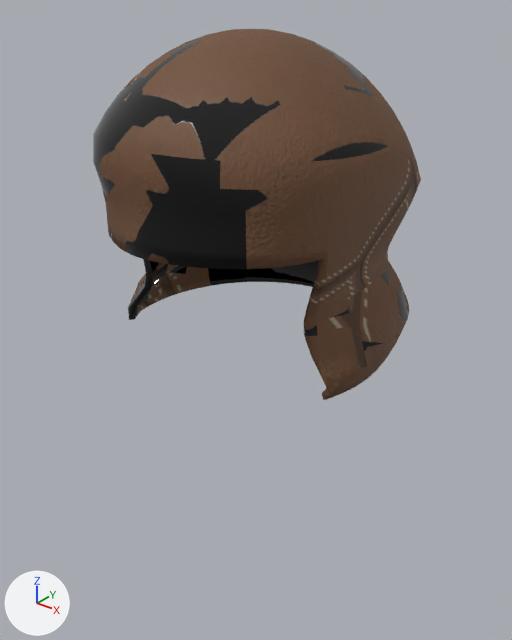
Before and after pictures for a commit that changed the glTF model hollowmere/Assets/Resources/Gear/Fitted/leather/t2_head.glb.
Before and after are seen from a 50 mm camera at (0.35, -0.447, 1.833) aimed at (-0.008, 0.0, 1.555). The axes (+X, +Y, +Z) are drawn at lower left. The lights are the same throughout. The older version comes first. Vertices at exactly the same position are counted once.

Objects in the first picture: 'head_t2'.
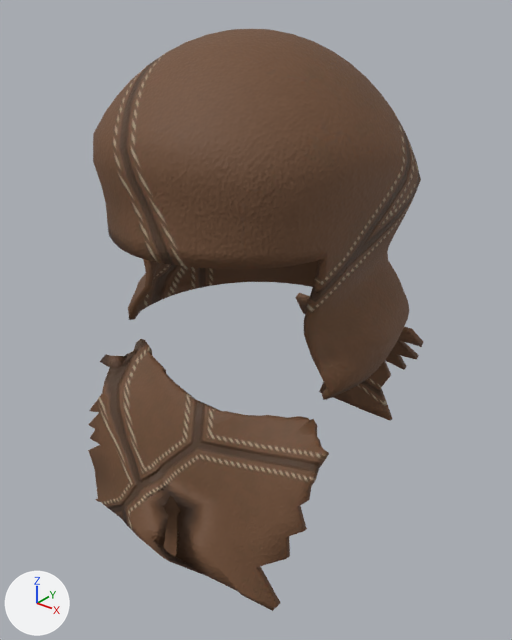
Changed parts and their boxes [x1, y1, x2, y2] in the pictures (512 x 640 px; the box of a moved part takes in the faces that stretch with it):
'head_t2', reshaped (57% taller)
    before: [93, 29, 421, 400]
    after: [88, 29, 423, 611]
part 1 of me_head_t2, added (brown)
    after: [88, 339, 329, 611]
part 2 of me_head_t2, added (brown)
    after: [296, 293, 423, 421]
part 3 of me_head_t2, moved or reshaped
    both: [129, 259, 156, 307]
part 4 of me_head_t2, surface changed (black to brown)
    both: [93, 38, 421, 398]

Patch to the scene script:
```diff
--- a/hollowmere/Assets/Resources/Gear/Fitted/leather/t2_head.glb.py
+++ b/hollowmere/Assets/Resources/Gear/Fitted/leather/t2_head.glb.py
@@ me_head_t2 @@
 # used by ob_head_t2; location = (0.0, 0.0, 0.0)
-me_head_t2.from_pydata(...)  # 2106 vertices, 4208 faces; spans x -0.135..0.127, y -0.139..0.135, z 1.543..1.797
+me_head_t2.from_pydata(...)  # 2538 vertices, 5066 faces; spans x -0.135..0.127, y -0.142..0.185, z 1.375..1.797
+# me_head_t2 part 1: a new loose piece of 302 vertices spanning x -0.128..0.122, y -0.142..-0.043, z 1.382..1.522, in mat_leather_t2_head
+# me_head_t2 part 2: a new loose piece of 130 vertices spanning x -0.071..0.081, y 0.142..0.185, z 1.375..1.515, in mat_leather_t2_head
+# me_head_t2 part 3
+# 33 faces are deleted
+# 33 new faces join them
+# me_head_t2 part 4: 4121 kept faces spanning x -0.135..0.127, y -0.139..0.135, z 1.543..1.797 get new texture (UV) coordinates
+# other edits to the shape of me_head_t2 do not show in these pictures
 me_head_t2.materials.append(mat_leather_t2_head)
```
